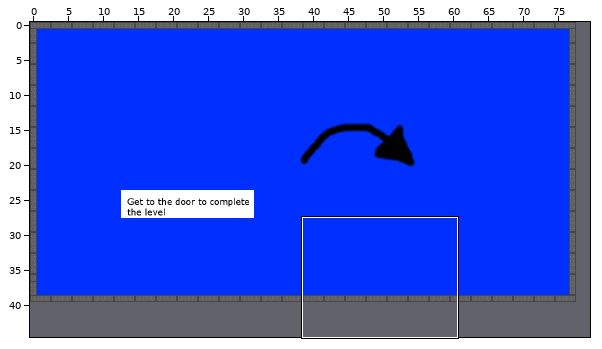
Tiled map -- android/assets/levels/level1.tmx. Above: a wide view before the commit, with the close-up outlined.
Close-up. Before:
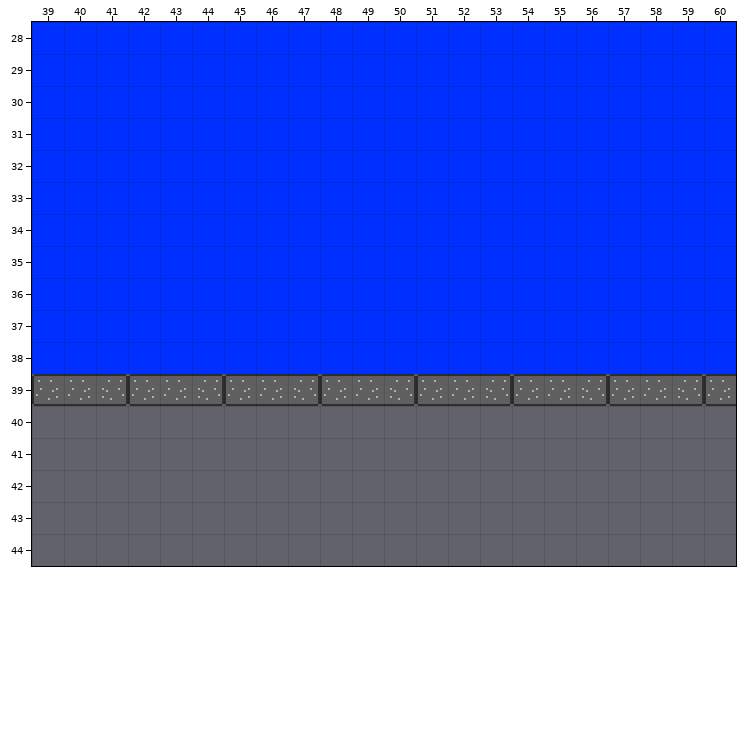
Cells are 16x16 px. Shown: x 39..60, y 28..44. The commit also changed other parts of the map, which this record leaves out.
Once edited:
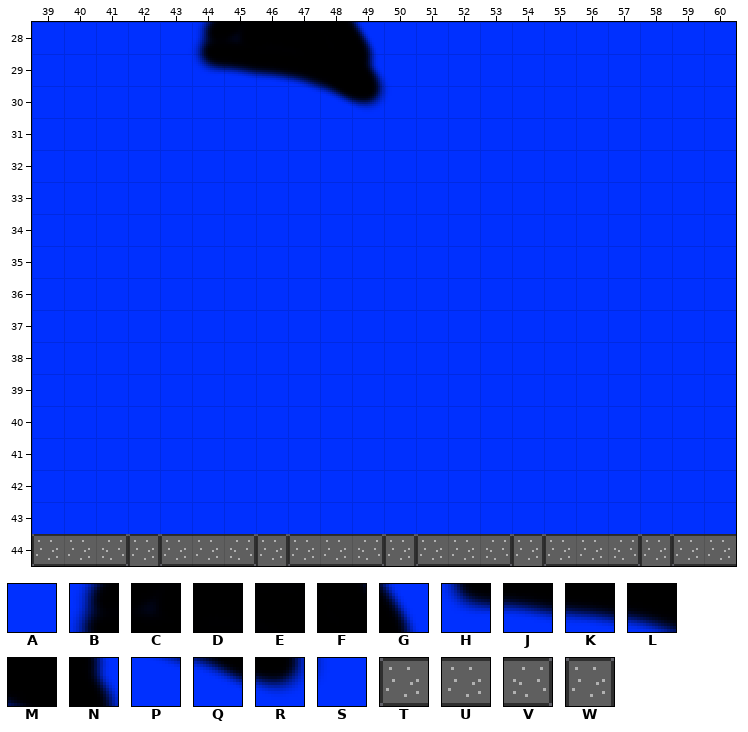
Key: from "arrow": A 0, B 132, C 133, D 134, E 135, F 136, G 137, H 152, J 153, K 154, L 155, M 156, N 157, P 175, Q 176, R 177, S 178; from "concrete": T 4, U 5, V 6, W 7.
_ is an empty cell.
Change:
Layer "Tile Layer 1":
y 28: x 44..49 AAAAAA -> BCDEFG
y 29: x 44..49 AAAAAA -> HJKLMN
y 30: x 47..50 AAAA -> PQRS
y 39: x 39..60 TUVTUVTUVTUVTUVTUVTUVT -> AAAAAAAAAAAAAAAAAAAAAA
y 40..43: x 39..60 ______________________ -> AAAAAAAAAAAAAAAAAAAAAA
y 44: x 39..60 ______________________ -> TUVWTUVWTUVWTUVWTUVWTU
Where, in picture pixels (left, top, right, bottom), the same in both close-ups:
changed: (192, 22, 390, 112)
changed: (32, 374, 736, 566)
